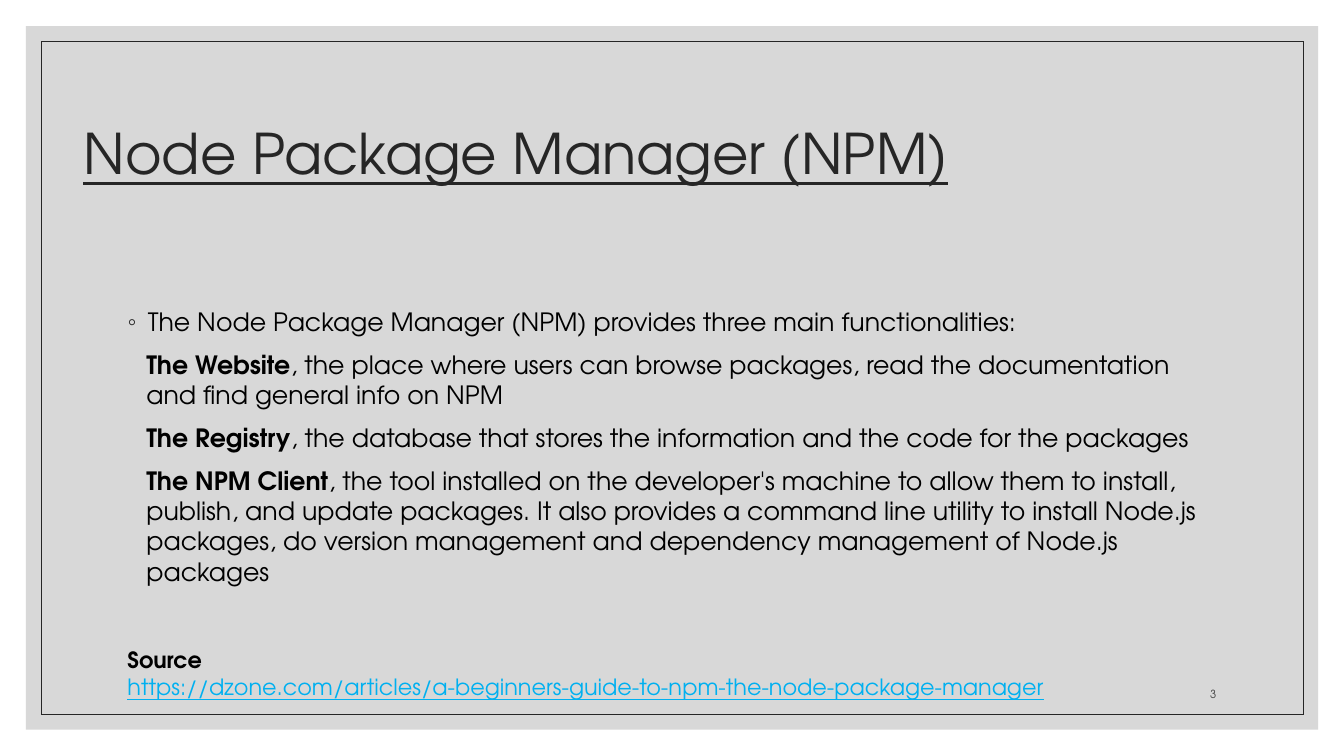
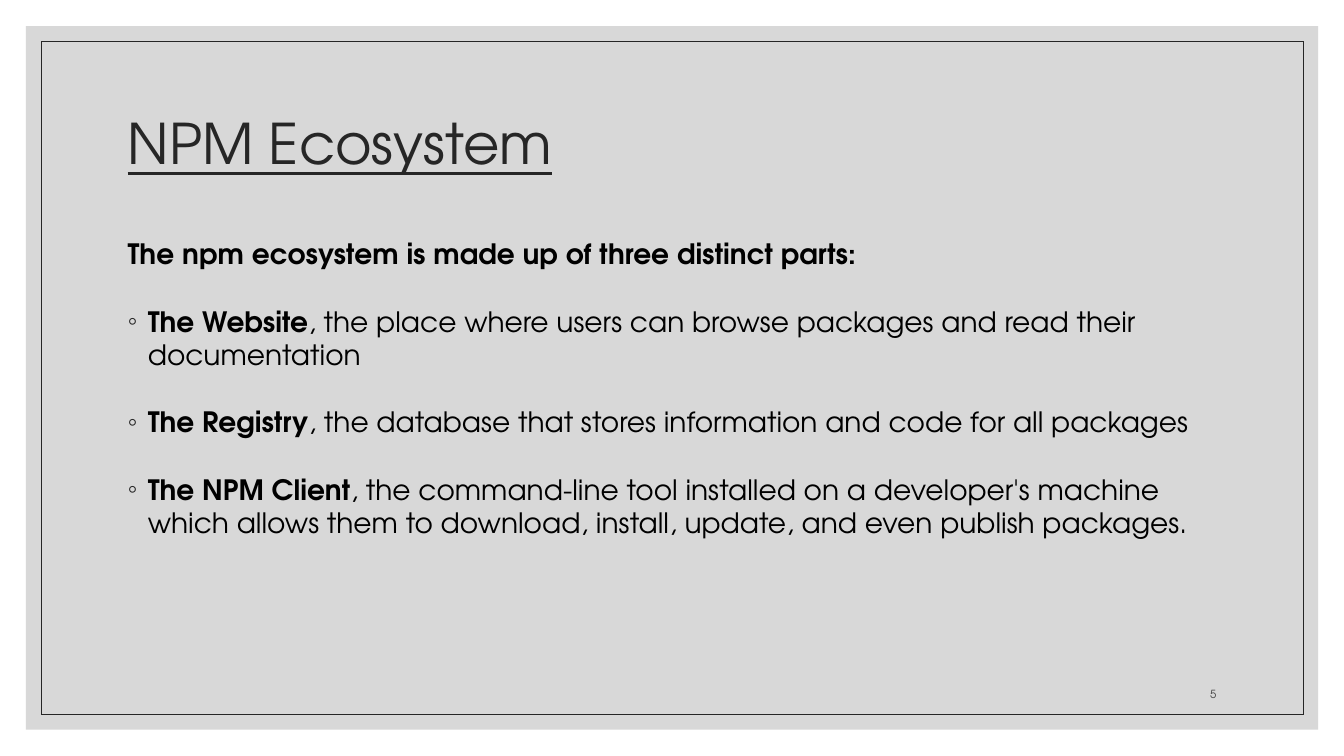
Before and after one commit to zackstotts/base-node-curriculum, a slide deck: slide 5 of unit_01/slides/Unit01-PartII.pptx (slide 3 before the commit). Drawn at 1344x756 pixels with LibreOffice and Linux fonts; fonts in the diff are those of the drawing. Boxes give left, top, right and bottom in pixels: in the first picture for what was removed or moved away, otherwise in the second. Text is boxed around its words. In the diff, an @@ line names an element or a change of style, - is before the commit and + after.

```diff
--- a/unit_01/slides/Unit01-PartII.pptx
+++ b/unit_01/slides/Unit01-PartII.pptx
@@ title at box(128, 122, 552, 175): text changed @@
-Node Package Manager (NPM)
+NPM Ecosystem
@@ text at box(128, 242, 1188, 539): text changed; size 18 to 20 pt @@
-◦ The Node Package Manager (NPM) provides three main functionalities:
-The Website, the place where users can browse packages, read the documentation and find general info on NPM
-The Registry, the database that stores the information and the code for the packages
-The NPM Client, the tool installed on the developer's machine to allow them to install, publish, and update packages. It also provides a command line utility to install Node.js packages, do version management and dependency management of Node.js packages
+The npm ecosystem is made up of three distinct parts:
+◦ The Website, the place where users can browse packages and read their documentation
+◦ The Registry, the database that stores information and code for all packages
+◦ The NPM Client, the command-line tool installed on a developer's machine which allows them to download, install, update, and even publish packages.
@@ text removed at box(127, 651, 1043, 700) @@
-Source
-https://dzone.com/articles/a-beginners-guide-to-npm-the-node-package-manager
@@ page number at box(1210, 690, 1216, 698): text changed @@
-3
+5
```
Also in this commit, not shown: 17 other slides changed, 6 slides added, 10 slides removed, 1 other file.
